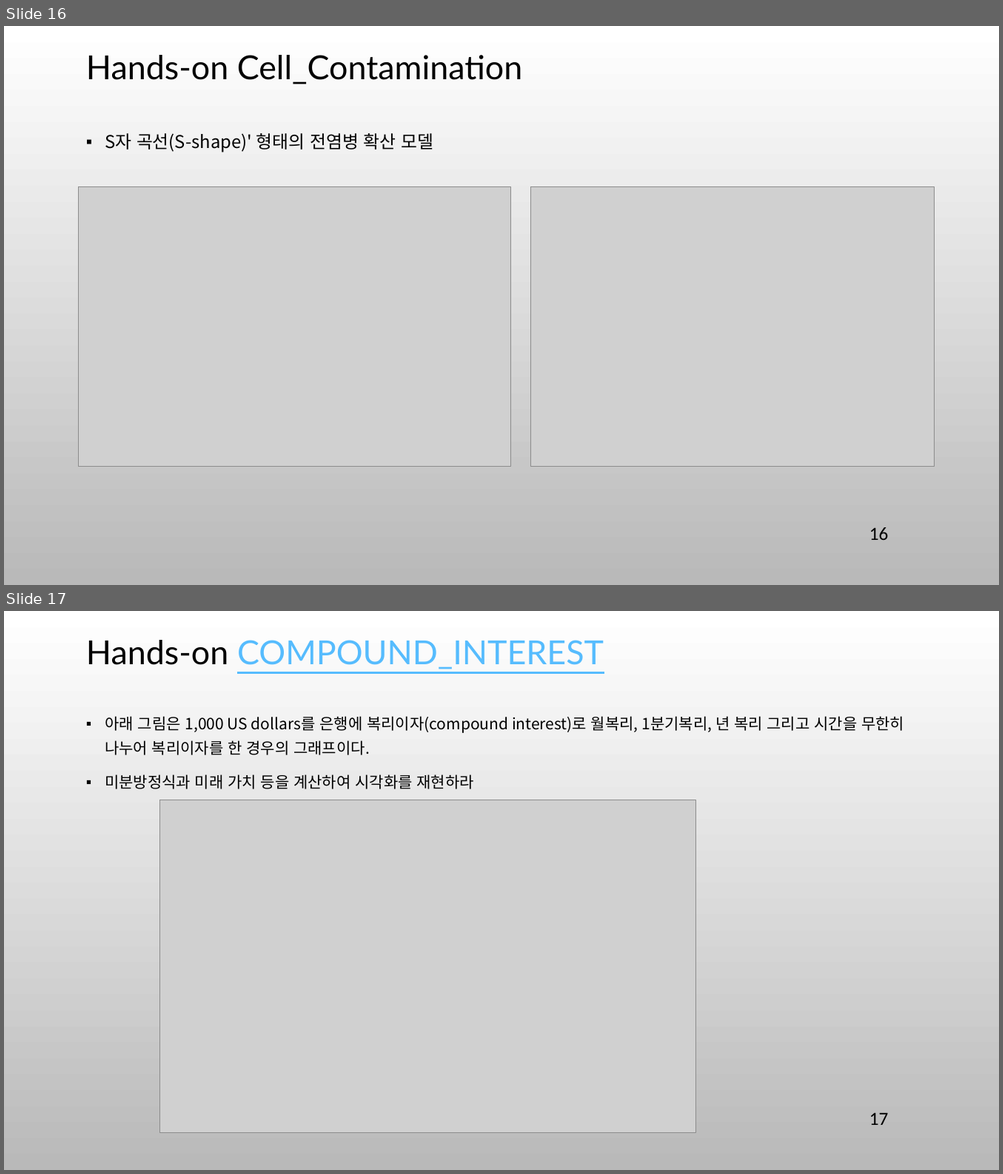
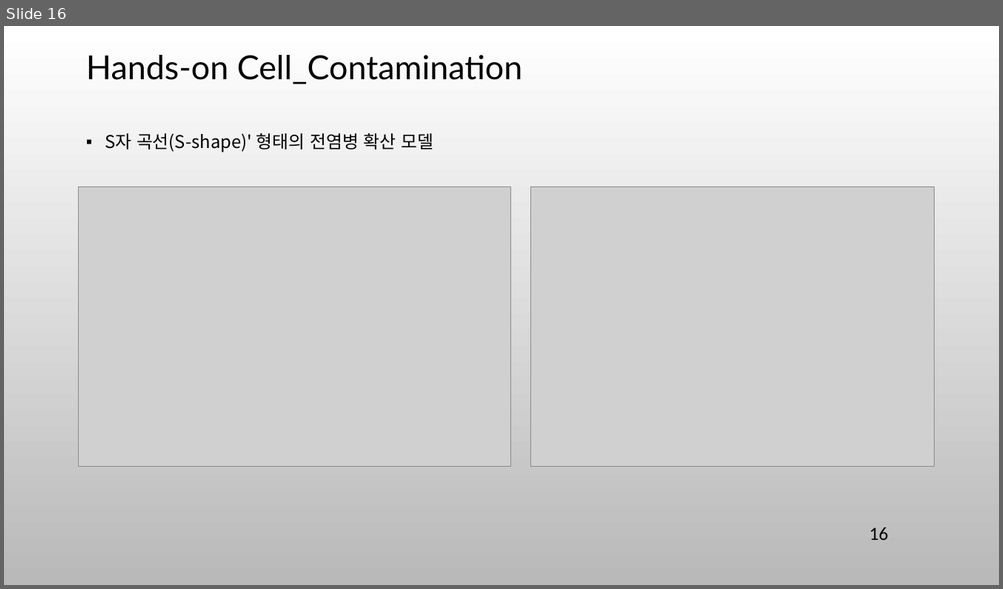
Before and after one commit to ancestor9/mathematics-for-machine-learning, a slide deck: 9_Modeling & Simulation.pptx. Shown one above the other, each under a label of ours: slides 16 and 17 before the commit, slide 16 after it. The pictures are 1003x1174 and 1003x589 pixels, drawn with LibreOffice and Linux fonts; fonts in the diff are those of the drawing; grey boxes stand for pictures; background and template pictures are left out. Boxes give left, top, right and bottom in pixels: in the first picture for what was removed or moved away, otherwise in the second. Text is boxed around its words. In the diff, an @@ line names an element or a change of style, - is before the commit and + after.

```diff
--- a/9_Modeling & Simulation.pptx
+++ b/9_Modeling & Simulation.pptx
@@ slide 17 removed at [4,611,999,1170], background picture (left out) @@
@@ title removed at [86,640,603,669] @@
-Hands-on COMPOUND_INTEREST
@@ text removed at [105,716,904,789] @@
-▪ 아래 그림은 1,000 US dollars를 은행에 복리이자(compound interest)로 월복리, 1분기복리, 년 복리 그리고 시간을 무한히 나누어 복리이자를 한 경우의 그래프이다.
-▪ 미분방정식과 미래 가치 등을 계산하여 시각화를 재현하라
@@ picture removed at [160,800,696,1133] @@
@@ page number removed at [869,1113,888,1125] @@
-17
```
Also in this commit, not shown: 15 other slides removed.
